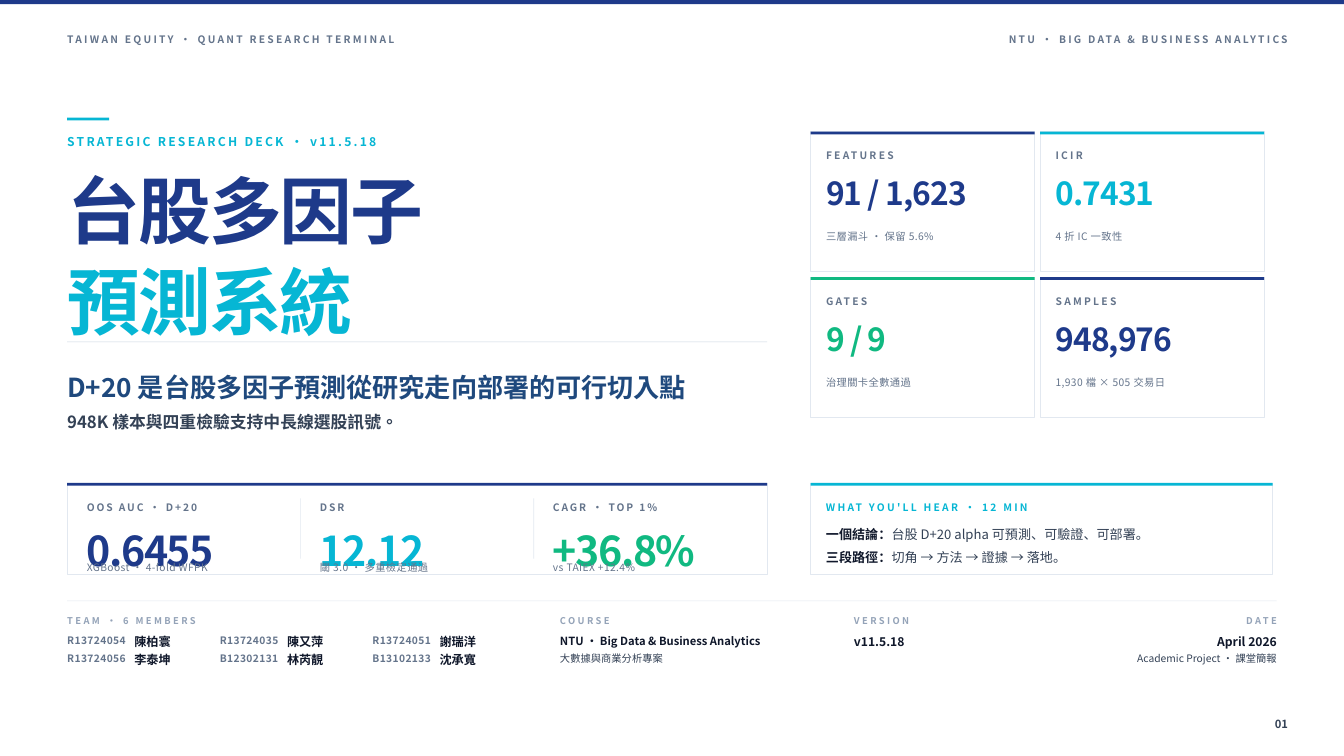
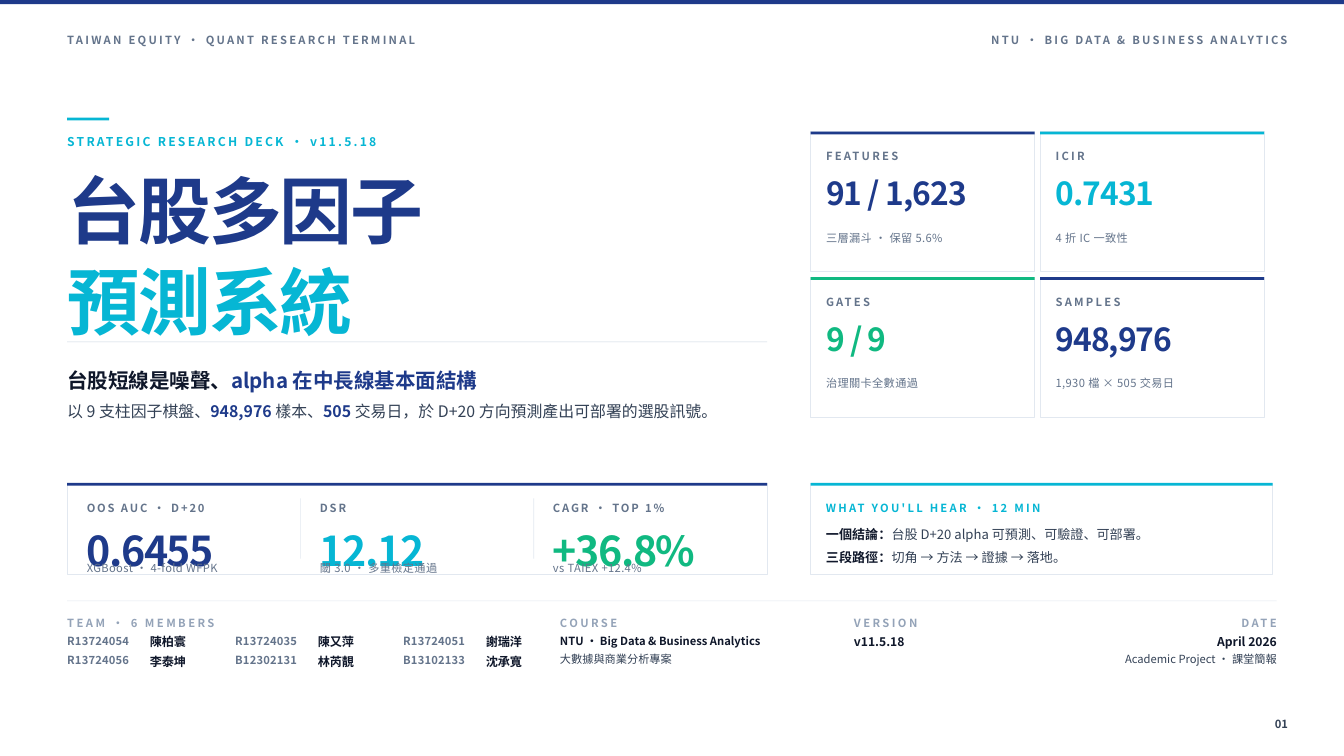
Before and after one commit to andychen050229-cell/taiwan-stock-multifactor, a slide deck: slide 1 of 台股多因子預測系統_v11.5.18_課堂簡報.pptx. Drawn at 1344x756 pixels with LibreOffice and Linux fonts; fonts in the diff are those of the drawing. Boxes give left, top, right and bottom in pixels: in the first picture for what was removed or moved away, otherwise in the second. Text is boxed around its words. In the diff, an @@ line names an element or a change of style, - is before the commit and + after.

```diff
--- a/台股多因子預測系統_v11.5.18_課堂簡報.pptx
+++ b/台股多因子預測系統_v11.5.18_課堂簡報.pptx
@@ text at (67, 370, 717, 420): text changed; size 28 to 17 pt; font Noto Sans CJK SC to Noto Sans CJK TC; text colour #1F497D to #334155; bold off @@
-D+20 是台股多因子預測從研究走向部署的可行切入點
-948K 樣本與四重檢驗支持中長線選股訊號。
+台股短線是噪聲、alpha 在中長線基本面結構
+以 9 支柱因子棋盤、948,976 樣本、505 交易日，於 D+20 方向預測產出可部署的選股訊號。
@@ size 11 to 12 pt, font Noto Sans CJK SC to Noto Sans CJK TC in 19 elements at (826, 499, 1260, 511), (1125, 653, 1277, 666), (87, 503, 204, 512), (87, 560, 217, 572), (320, 503, 346, 512), (320, 560, 437, 575), (553, 503, 664, 512), (553, 560, 642, 572), (826, 292, 1019, 305), (826, 147, 1019, 160), (1056, 151, 1085, 160), (1056, 297, 1121, 306), (206, 35, 415, 46), (826, 31, 1288, 46), (560, 653, 672, 664), (826, 233, 943, 243), (826, 377, 918, 388), (1056, 232, 1128, 243), (1056, 378, 1174, 389) @@
@@ size 10 to 12 pt, font Noto Sans CJK SC to Noto Sans CJK TC in 4 elements at (67, 619, 214, 627), (560, 618, 617, 627), (854, 619, 917, 627), (1036, 613, 1277, 626) @@
@@ text "陳柏寰": place and size @@
-text "陳柏寰" at (134, 633, 170, 650)
+text "陳柏寰" at (150, 633, 186, 650)
@@ text "李泰坤": place and size @@
-text "李泰坤" at (134, 653, 170, 665)
+text "李泰坤" at (150, 655, 186, 667)
@@ text "R13724035": place and size @@
-text "R13724035" at (220, 636, 279, 644)
+text "R13724035" at (235, 636, 297, 645)
@@ text "B12302131": place and size @@
-text "B12302131" at (220, 654, 278, 662)
+text "B12302131" at (235, 655, 297, 664)
@@ text "陳又萍": place and size @@
-text "陳又萍" at (287, 635, 323, 647)
+text "陳又萍" at (318, 635, 354, 647)
@@ text "林芮靚": place and size @@
-text "林芮靚" at (287, 653, 323, 665)
+text "林芮靚" at (318, 655, 354, 667)
@@ size 11 to 12 pt, font Noto Sans CJK SC to Noto Sans CJK TC, letter spacing 0.4 to 0.2 pt in 6 elements at (67, 636, 129, 645), (67, 655, 129, 664), (235, 636, 297, 645), (235, 655, 297, 664), (403, 636, 465, 645), (403, 655, 465, 664) @@
@@ text "R13724051": place and size @@
-text "R13724051" at (372, 636, 431, 644)
+text "R13724051" at (403, 636, 465, 645)
@@ text "B13102133": place and size @@
-text "B13102133" at (372, 654, 430, 662)
+text "B13102133" at (403, 655, 465, 664)
@@ font Noto Sans CJK SC to Noto Sans CJK TC in 9 elements at (150, 633, 186, 650), (150, 655, 186, 667), (87, 535, 214, 572), (320, 535, 424, 573), (553, 535, 695, 572), (318, 635, 354, 647), (318, 655, 354, 667), (486, 633, 522, 650), (486, 655, 522, 667) @@
@@ text "謝瑞洋": place and size @@
-text "謝瑞洋" at (440, 633, 476, 650)
+text "謝瑞洋" at (486, 633, 522, 650)
@@ text "沈承寬": place and size @@
-text "沈承寬" at (440, 653, 476, 665)
+text "沈承寬" at (486, 655, 522, 667)
```
Also in this commit, not shown: 40 other slides changed, 44 other files.
